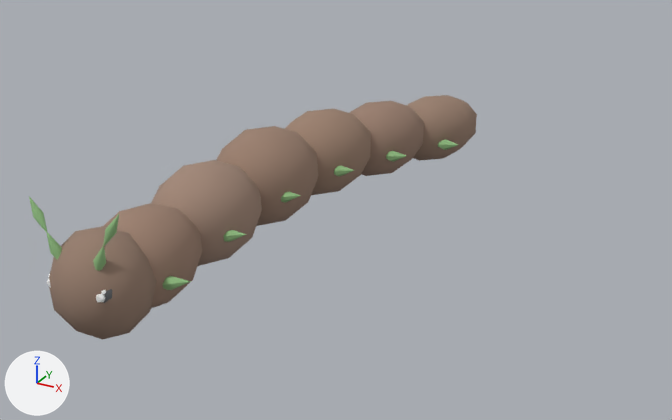
The glTF model web-forest/public/model/species/anoplodesmus-saussurii.glb, before and after one commit.
Before and after are seen from a 50 mm lens placed at (0.69, -0.847, 0.639), pointed at (0.101, 0.224, 0.103). Every picture has the same lights, and +X, +Y and +Z are marked at lower left. The picture after the commit comes second. Where no turn or scale is listed for an object, it has been applied to the vertices. Vertices at exactly the same position are counted once.

Script lines for the objects in view, before the commit:
```python
ob_leg00_l = bpy.data.objects.new('leg00-l', me_mesh_11)
ob_leg00_l.parent = ob_seg0
ob_leg00_l.location = (0.035, -0.0295, -0.0144)
ob_leg00_l.rotation_euler = (-0.174, 1.328, 0.0)  # degrees (-10, 76, 0)
ob_leg10_l = bpy.data.objects.new('leg10-l', me_mesh_11)
ob_leg10_l.parent = ob_seg1
ob_leg10_l.location = (0.035, -0.0295, -0.0144)
ob_leg10_l.rotation_euler = (-0.174, 1.328, 0.0)  # degrees (-10, 76, 0)
ob_leg20_l = bpy.data.objects.new('leg20-l', me_mesh_11)
ob_leg20_l.parent = ob_seg2
ob_leg20_l.location = (0.035, -0.0295, -0.0144)
ob_leg20_l.rotation_euler = (-0.174, 1.328, 0.0)  # degrees (-10, 76, 0)
ob_leg30_l = bpy.data.objects.new('leg30-l', me_mesh_11)
ob_leg30_l.parent = ob_seg3
ob_leg30_l.location = (0.035, -0.0295, -0.0144)
ob_leg30_l.rotation_euler = (-0.174, 1.328, 0.0)  # degrees (-10, 76, 0)
ob_leg40_l = bpy.data.objects.new('leg40-l', me_mesh_11)
ob_leg40_l.parent = ob_seg4
ob_leg40_l.location = (0.035, -0.0295, -0.0144)
ob_leg40_l.rotation_euler = (-0.174, 1.328, 0.0)  # degrees (-10, 76, 0)
ob_leg50_l = bpy.data.objects.new('leg50-l', me_mesh_11)
ob_leg50_l.parent = ob_seg5
ob_leg50_l.location = (0.035, -0.0295, -0.0144)
ob_leg50_l.rotation_euler = (-0.174, 1.328, 0.0)  # degrees (-10, 76, 0)
ob_seg1 = bpy.data.objects.new('seg1', me_mesh_1)
ob_seg1.parent = ob_seg0
ob_seg1.location = (0.0, 0.127, 0.0104)
ob_seg1.rotation_euler = (0.0, 0.0, -0.0894)  # degrees (0, 0, -5.1)
ob_seg2 = bpy.data.objects.new('seg2', me_mesh_2)
ob_seg2.parent = ob_seg1
ob_seg2.location = (0.0, 0.127, 0.0104)
ob_seg2.rotation_euler = (0.0, 0.0, -0.0894)  # degrees (0, 0, -5.1)
ob_seg5 = bpy.data.objects.new('seg5', me_mesh_5)
ob_seg5.parent = ob_seg4
ob_seg5.location = (0.0, 0.127, -0.0104)
ob_seg5.rotation_euler = (0.0, 0.0, -0.0894)  # degrees (0, 0, -5.1)
# also in view: 'seg0' at (0.0, -0.074, 0.134); 'seg4' at (0.068, 0.427, 0.144); 'head' at (0.0, -0.148, 0.134); 'seg3' at (0.034, 0.305, 0.155)
```
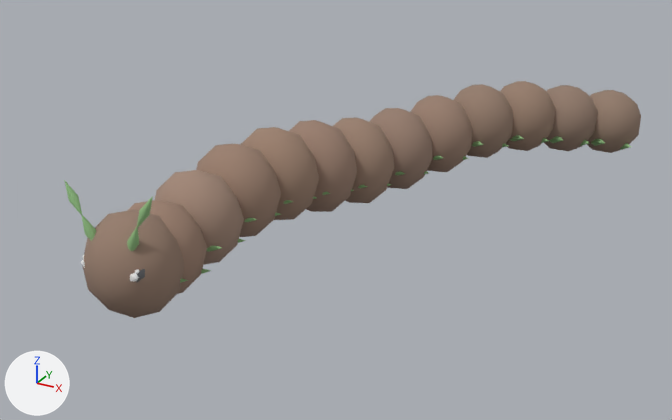
The change, as a diff of the scene's bpy script:
```diff
--- a/web-forest/public/model/species/anoplodesmus-saussurii.glb.py
+++ b/web-forest/public/model/species/anoplodesmus-saussurii.glb.py
@@ me_mesh_1 @@
 # used by ob_seg1; parent = ob_seg0; location = (0.0, 0.127, 0.0104); rotation_euler = (0.0, 0.0, -0.0894), in degrees (0, 0, -5.1)
-me_mesh_1.from_pydata(...)  # 42 vertices, 80 faces; spans x -0.066..0.066, y -0.089..0.089, z -0.068..0.068
+me_mesh_1.from_pydata(...)  # 78 vertices, 136 faces; spans x -0.065..0.065, y -0.056..0.056, z -0.065..0.065
+# me_mesh_1 part 1: 42 vertices removed from x -0.066..0.066, y -0.089..0.089, z -0.068..0.068; 78 vertices added at x -0.065..0.065, y -0.056..0.056, z -0.065..0.065
 me_mesh_1.materials.append(mat_flat)
@@ me_mesh_2 @@
 # used by ob_seg2; parent = ob_seg1; location = (0.0, 0.127, 0.0104); rotation_euler = (0.0, 0.0, -0.0894), in degrees (0, 0, -5.1)
-me_mesh_2.from_pydata(...)  # 42 vertices, 80 faces; spans x -0.069..0.069, y -0.089..0.089, z -0.071..0.071
+me_mesh_2.from_pydata(...)  # 78 vertices, 136 faces; spans x -0.066..0.066, y -0.056..0.056, z -0.068..0.068
+# me_mesh_2 part 2: 42 vertices removed from x -0.069..0.069, y -0.089..0.089, z -0.071..0.071; 78 vertices added at x -0.066..0.066, y -0.056..0.056, z -0.068..0.068
 me_mesh_2.materials.append(mat_flat)
@@ me_mesh_4 @@
 # used by ob_seg4; parent = ob_seg3; location = (0.0, 0.127, -0.0104); rotation_euler = (0.0, 0.0, -0.0894), in degrees (0, 0, -5.1)
-me_mesh_4.from_pydata(...)  # 42 vertices, 80 faces; spans x -0.059..0.059, y -0.089..0.089, z -0.06..0.06
+me_mesh_4.from_pydata(...)  # 78 vertices, 136 faces; spans x -0.07..0.07, y -0.056..0.056, z -0.071..0.071
+# me_mesh_4 part 3: 42 vertices removed from x -0.059..0.059, y -0.089..0.089, z -0.06..0.06; 78 vertices added at x -0.07..0.07, y -0.056..0.056, z -0.071..0.071
 me_mesh_4.materials.append(mat_flat)
@@ me_mesh_5 @@
 # used by ob_seg5; parent = ob_seg4; location = (0.0, 0.127, -0.0104); rotation_euler = (0.0, 0.0, -0.0894), in degrees (0, 0, -5.1)
-me_mesh_5.from_pydata(...)  # 42 vertices, 80 faces; spans x -0.054..0.054, y -0.089..0.089, z -0.055..0.055
+me_mesh_5.from_pydata(...)  # 78 vertices, 136 faces; spans x -0.067..0.067, y -0.056..0.056, z -0.069..0.069
+# me_mesh_5 part 4: 42 vertices removed from x -0.054..0.054, y -0.089..0.089, z -0.055..0.055; 78 vertices added at x -0.067..0.067, y -0.056..0.056, z -0.069..0.069
 me_mesh_5.materials.append(mat_flat)
@@ ob_seg0 @@
 ob_seg0 = bpy.data.objects.new('seg0', me_mesh_0)
-ob_seg0.location = (0.0, -0.074, 0.134)
+ob_seg0.location = (0.0, -0.046, 0.134)
@@ ob_seg1 @@
 ob_seg1.parent = ob_seg0
-ob_seg1.location = (0.0, 0.127, 0.0104)
+ob_seg1.location = (0.0, 0.0796, 0.0104)
 ob_seg1.rotation_euler = (0.0, 0.0, -0.0894)  # degrees (0, 0, -5.1)
@@ ob_seg2 @@
 ob_seg2.parent = ob_seg1
-ob_seg2.location = (0.0, 0.127, 0.0104)
+ob_seg2.location = (0.0, 0.0796, 0.0104)
 ob_seg2.rotation_euler = (0.0, 0.0, -0.0894)  # degrees (0, 0, -5.1)
@@ ob_seg3 @@
 ob_seg3.parent = ob_seg2
-ob_seg3.location = (0.0, 0.127, -0.0000454)
+ob_seg3.location = (0.0, 0.0796, -0.0000454)
 ob_seg3.rotation_euler = (0.0, 0.0, -0.0894)  # degrees (0, 0, -5.1)
@@ ob_seg4 @@
 ob_seg4.parent = ob_seg3
-ob_seg4.location = (0.0, 0.127, -0.0104)
+ob_seg4.location = (0.0, 0.0796, -0.0104)
 ob_seg4.rotation_euler = (0.0, 0.0, -0.0894)  # degrees (0, 0, -5.1)
@@ ob_seg5 @@
 ob_seg5.parent = ob_seg4
-ob_seg5.location = (0.0, 0.127, -0.0104)
+ob_seg5.location = (0.0, 0.0796, -0.0104)
 ob_seg5.rotation_euler = (0.0, 0.0, -0.0894)  # degrees (0, 0, -5.1)
@@ ob_leg50_l @@
-ob_leg50_l = bpy.data.objects.new('leg50-l', me_mesh_11)
@@ ob_leg40_l @@
-ob_leg40_l = bpy.data.objects.new('leg40-l', me_mesh_11)
@@ ob_leg30_l @@
-ob_leg30_l = bpy.data.objects.new('leg30-l', me_mesh_11)
@@ ob_leg20_l @@
-ob_leg20_l = bpy.data.objects.new('leg20-l', me_mesh_11)
@@ ob_leg10_l @@
-ob_leg10_l = bpy.data.objects.new('leg10-l', me_mesh_11)
@@ ob_head @@
 ob_head.parent = ob_seg0
-ob_head.location = (0.0, -0.0738, 0.0)
+ob_head.location = (0.0, -0.0463, 0.0)
@@ ob_leg00_l @@
-ob_leg00_l = bpy.data.objects.new('leg00-l', me_mesh_11)
@@ ob_seg11 @@
+ob_seg11 = bpy.data.objects.new('seg11', me_mesh_11_1)  # 78 vertices, 136 faces; spans x -0.0576..0.0524, y -0.0683..0.0644, z -0.0554..0.0554
+ob_seg11.location = (0.364, 0.712, 0.137)
@@ ob_seg10 @@
+ob_seg10 = bpy.data.objects.new('seg10', me_mesh_10_1)  # 78 vertices, 136 faces; spans x -0.0609..0.0555, y -0.0668..0.0624, z -0.0577..0.0577
+ob_seg10.location = (0.302, 0.663, 0.147)
@@ ob_seg9 @@
+ob_seg9 = bpy.data.objects.new('seg9', me_mesh_9_1)  # 78 vertices, 136 faces; spans x -0.0637..0.0587, y -0.0647..0.0599, z -0.06..0.06
+ob_seg9.location = (0.244, 0.607, 0.157)
@@ ob_seg8 @@
+ob_seg8 = bpy.data.objects.new('seg8', me_mesh_8_1)  # 78 vertices, 136 faces; spans x -0.0659..0.0614, y -0.0622..0.0569, z -0.0623..0.0623
+ob_seg8.location = (0.192, 0.547, 0.158)
@@ ob_seg7 @@
+ob_seg7 = bpy.data.objects.new('seg7', me_mesh_7_1)  # 78 vertices, 136 faces; spans x -0.0677..0.0636, y -0.0591..0.055, z -0.0646..0.0646
+ob_seg7.location = (0.145, 0.483, 0.147)
@@ ob_seg6 @@
+ob_seg6 = bpy.data.objects.new('seg6', me_mesh_6_1)  # 78 vertices, 136 faces; spans x -0.0689..0.0653, y -0.0556..0.0553, z -0.0669..0.0669
+ob_seg6.location = (0.105, 0.414, 0.137)
```

Changed parts and their boxes [x1, y1, x2, y2] in the pictures (672 x 420 px):
'head', moved: before [49, 226, 157, 340]; after [82, 210, 184, 318]
'seg3', moved: before [285, 109, 371, 195]; after [240, 127, 319, 220]
'seg2', reshaped, moved (17% narrower, 7% shorter): before [216, 126, 318, 226]; after [196, 144, 281, 237]
'seg4', reshaped, moved (8% narrower, 22% taller): before [350, 101, 424, 176]; after [289, 120, 357, 212]
'seg1', reshaped, moved (19% narrower, 10% shorter): before [151, 160, 262, 266]; after [155, 170, 245, 265]
'seg5', reshaped, moved (13% narrower, 30% taller): before [407, 95, 477, 161]; after [333, 117, 394, 203]
'seg0', moved: before [104, 203, 202, 308]; after [127, 200, 211, 294]
'seg6', added (brown): after [369, 108, 432, 189]
'seg7', added (brown): after [410, 95, 472, 172]
'seg8', added (brown): after [454, 84, 513, 158]
'seg9', added (brown): after [500, 81, 556, 151]
'seg10', added (brown): after [544, 85, 598, 151]
'seg11', added (brown): after [587, 90, 641, 153]
'antenna-r1', moved: before [29, 197, 47, 232]; after [64, 180, 82, 214]
'antenna-l1', moved: before [103, 214, 119, 246]; after [137, 196, 153, 228]
'antenna-r0', moved: before [46, 231, 62, 259]; after [81, 214, 96, 241]
'antenna-l0', moved: before [93, 246, 106, 271]; after [127, 227, 139, 251]
'leg00-l', deleted: before [162, 276, 191, 290]
'leg10-l', deleted: before [223, 230, 246, 242]
'leg40-l', deleted: before [386, 151, 406, 162]
'leg30-l', deleted: before [334, 165, 354, 177]
'leg50-l', deleted: before [438, 139, 458, 150]
'leg20-l', deleted: before [281, 192, 301, 202]
